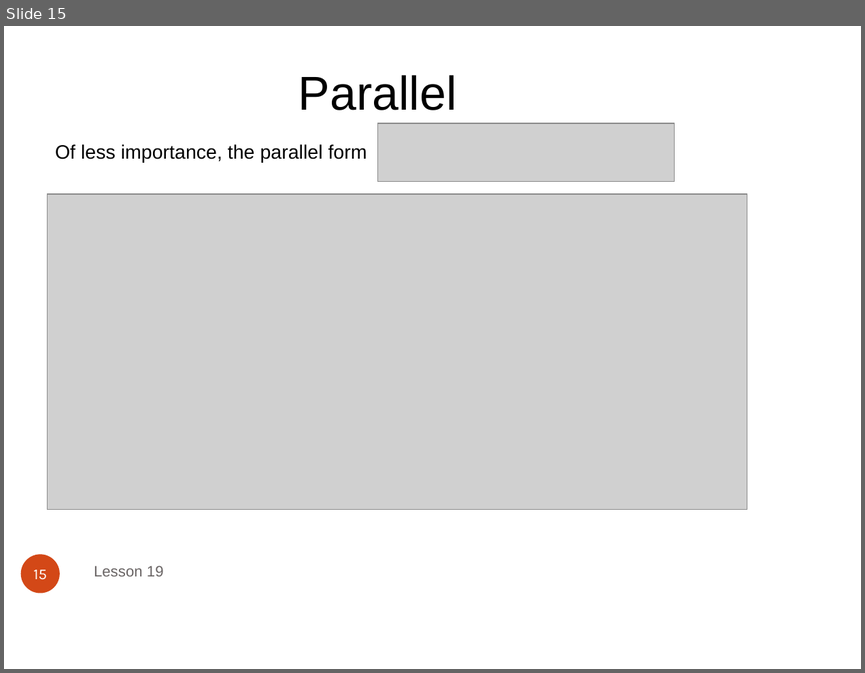
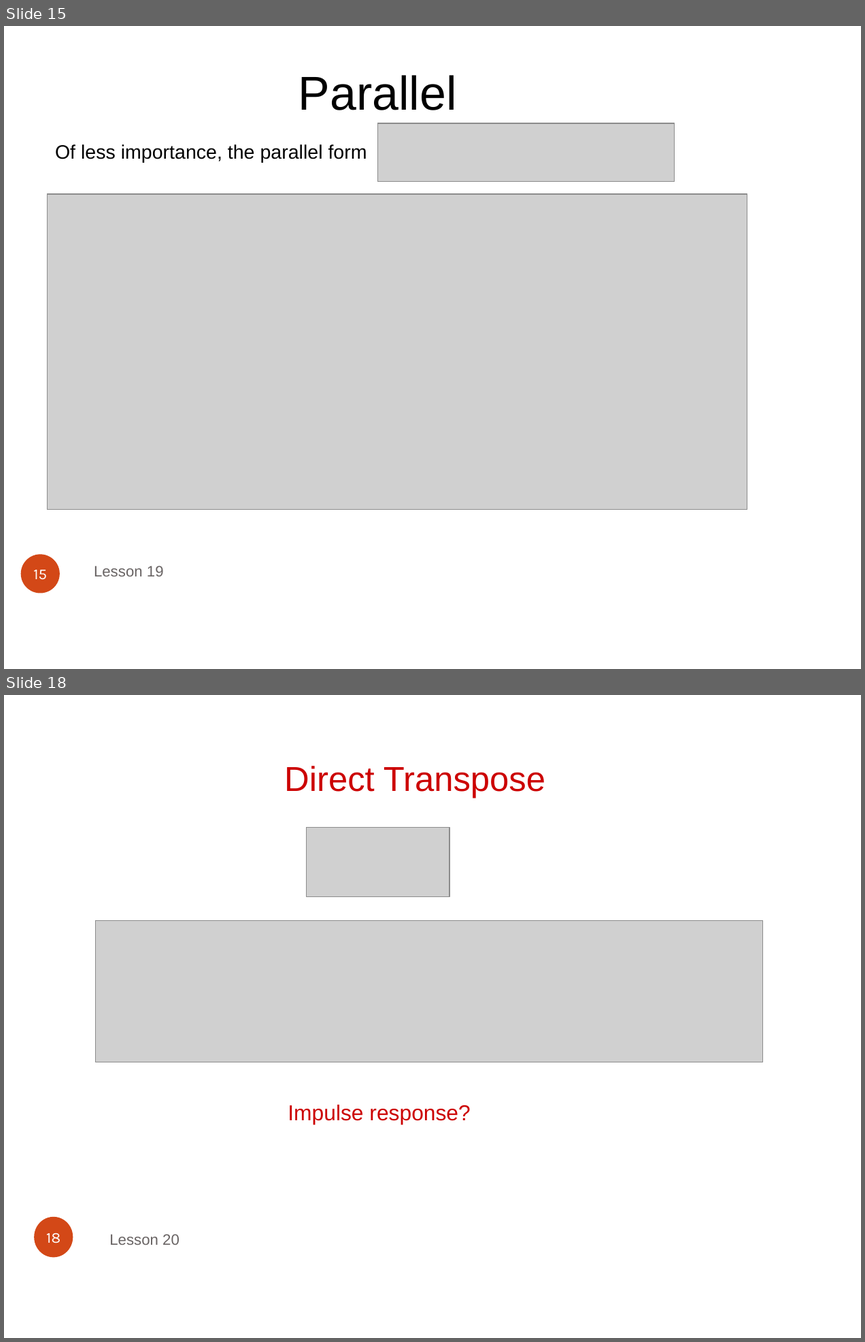
Before and after one commit to makslevental/school_work, a slide deck: summer2015/dsp/exam3/wiring_diagrams.odp. Shown one above the other, each under a label of ours: slide 15 before the commit, slides 15 and 18 after it; the slides between them are not shown. The pictures are 865x673 and 865x1342 pixels, drawn with LibreOffice and Linux fonts; fonts in the diff are those of the drawing; grey boxes stand for pictures. Boxes give left, top, right and bottom in pixels: in the first picture for what was removed or moved away, otherwise in the second. Text is boxed around its words. In the diff, an @@ line names an element or a change of style, - is before the commit and + after.

```diff
--- a/summer2015/dsp/exam3/wiring_diagrams.odp
+++ b/summer2015/dsp/exam3/wiring_diagrams.odp
@@ slide 18 added at bbox=[4, 695, 861, 1338], background #FFFFFF @@
@@ title added at bbox=[284, 766, 545, 798], 32 pt, text #CC0000 @@
+Direct Transpose
@@ picture added at bbox=[307, 827, 449, 896] @@
@@ picture added at bbox=[96, 921, 763, 1062] @@
@@ text added at bbox=[288, 1104, 470, 1123], 20 pt, text #CC0000 @@
+Impulse response?
@@ page number added at bbox=[35, 1217, 73, 1257], fill #D34817, 14 pt, text #FFFFFF @@
+18
@@ text added at bbox=[109, 1234, 179, 1244], 14 pt, text #696464 @@
+Lesson 20
```
Also in this commit, not shown: 2 other slides added, 2 other files.
